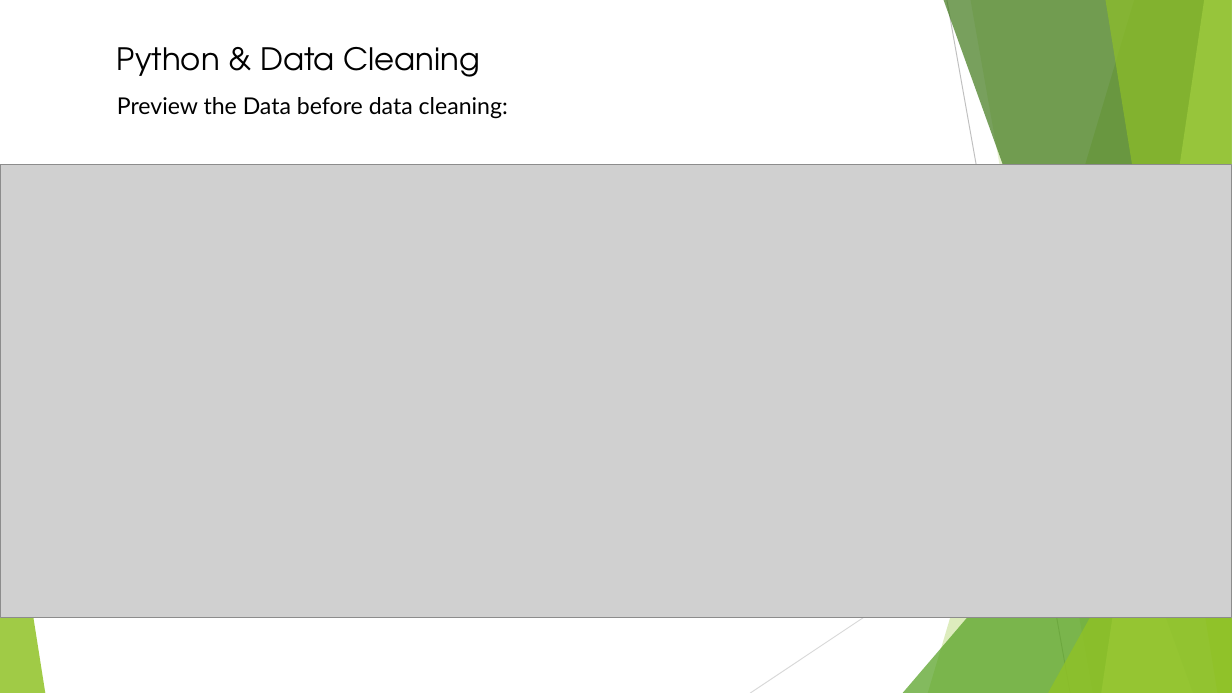
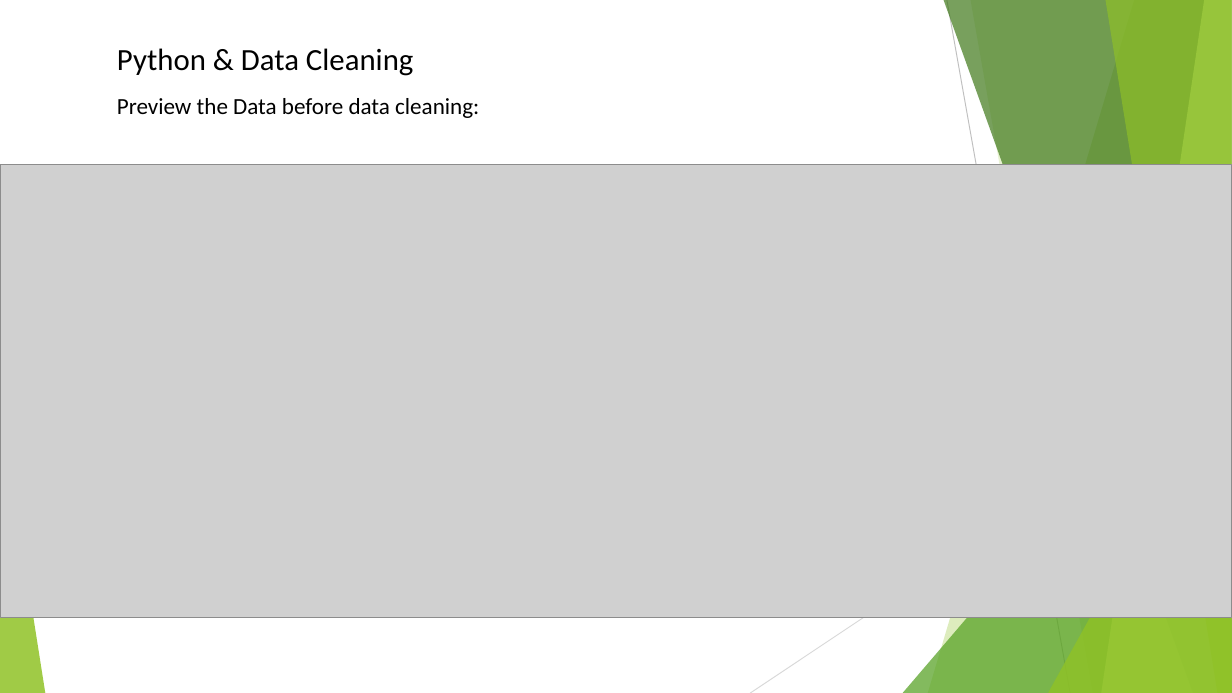
Before and after one commit to damalialutfiani/Assignment2-Data-Analytics-revou, a slide deck: slide 4 of ASSIGNMENT2.pptx. Drawn at 1232x693 pixels with LibreOffice and Linux fonts; fonts in the diff are those of the drawing; grey boxes stand for pictures. Boxes give left, top, right and bottom in pixels: in the first picture for what was removed or moved away, otherwise in the second. Text is boxed around its words. In the diff, an @@ line names an element or a change of style, - is before the commit and + after.

```diff
--- a/ASSIGNMENT2.pptx
+++ b/ASSIGNMENT2.pptx
@@ text "Python & Data Cleaning" at (117, 48, 413, 76): font TeX Gyre Adventor to Calibri @@
@@ text "Preview the Data before data ..." at (117, 98, 479, 118): font Lato to Calibri @@
```
Also in this commit, not shown: 8 other slides changed.
